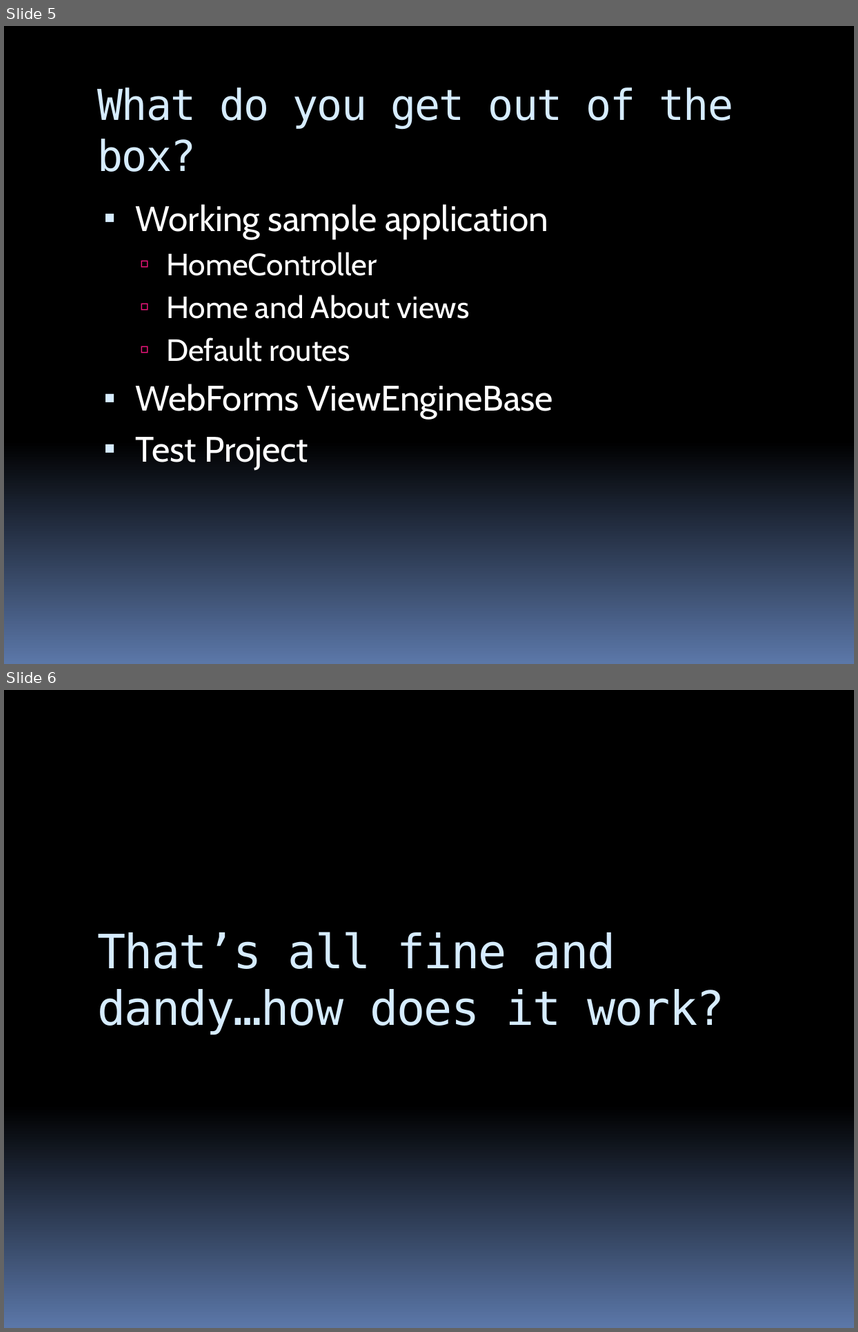
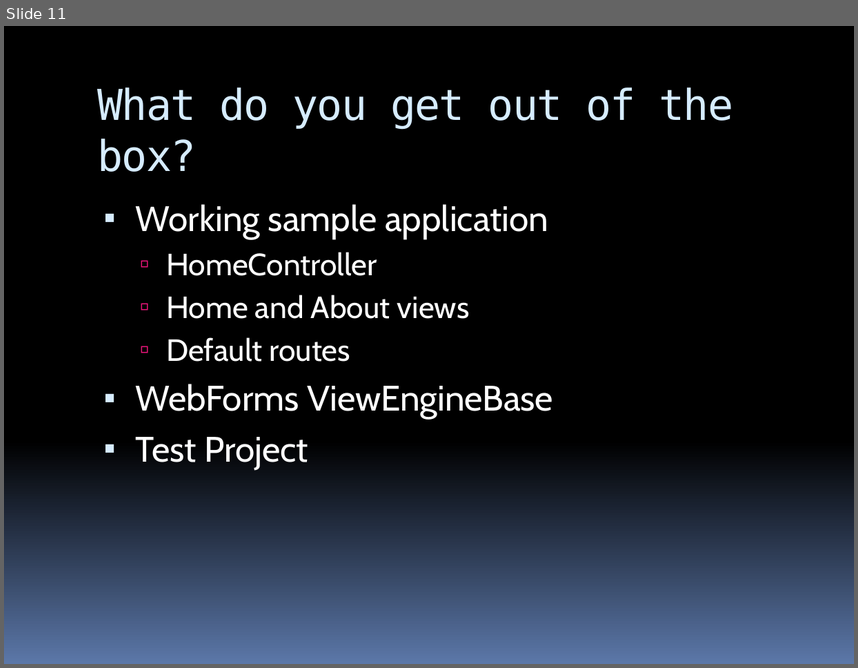
Before and after one commit to stevenharman/codeincubator, a slide deck: Samples/Getting-Started-With-MVC/Getting Started with MVC.pptx. Shown one above the other, each under a label of ours: slides 5 and 6 before the commit, slide 11 after it. The pictures are 858x1332 and 858x668 pixels, drawn with LibreOffice and Linux fonts; fonts in the diff are those of the drawing. Boxes give left, top, right and bottom in pixels: in the first picture for what was removed or moved away, otherwise in the second. Text is boxed around its words. In the diff, an @@ line names an element or a change of style, - is before the commit and + after.

```diff
--- a/Samples/Getting-Started-With-MVC/Getting Started with MVC.pptx
+++ b/Samples/Getting-Started-With-MVC/Getting Started with MVC.pptx
@@ slide 6 removed at (4,690,854,1328), background gradient #000000 to #5B77A8 @@
@@ title removed at (97,931,725,1035) @@
-That’s all fine and dandy…how does it work?
@@ what was slide 5 is now slide 11 @@
```
Also in this commit, not shown: 3 slides changed, 7 slides added, 1 other slide removed, 3 other files.
